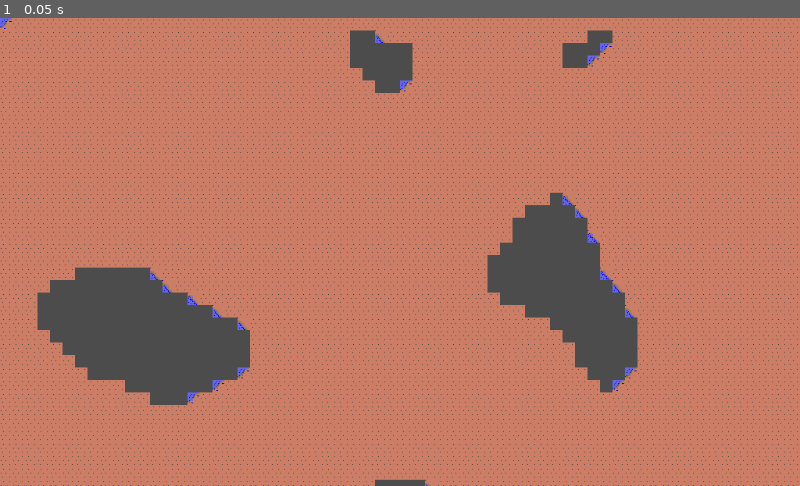
Above: before the commit, frame 1.
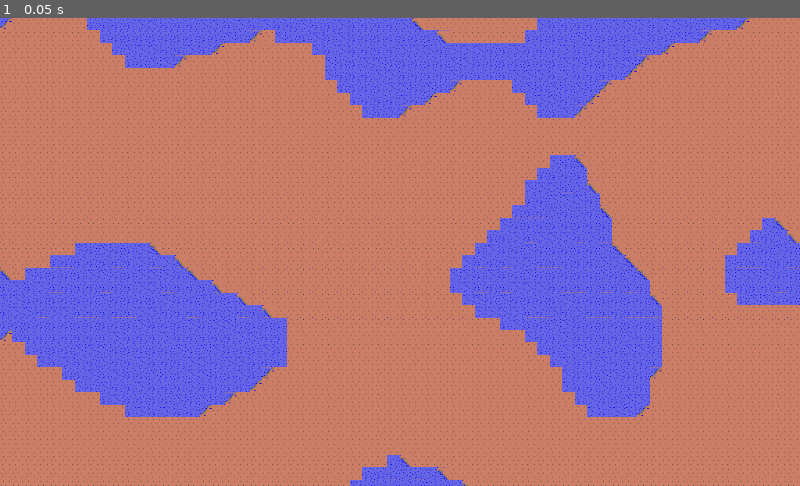
Above: after the commit, the same moment.

Repository: tonytins/citylimits
Game: Godot game, scene res://world.tscn
Two runs of this game, one before a commit and one after it. Both use one fixed random seed, a clock stepped at 60 frames per second and the inputs below.
Inputs:
- Up to frame 1 (0.05 s): no input

The runs differ from the first frame. In frame 1, 28% of the frame differs, in the area x 0-100%, y 0-100%.

Commit message:
Basic lakes
- Generate basic lakes within the empty spots generated by the terrian
- Ported over Micropolis' icons

Diff:
--- /dev/null
+++ b/src/graphics/grass.tres
@@ -0,0 +1,24 @@
+[gd_resource type="TileSet" load_steps=2 format=2]
+
+[ext_resource path="res://graphics/terrain_cl.png" type="Texture" id=1]
+
+[resource]
+0/name = "terrain_cl.png 0"
+0/texture = ExtResource( 1 )
+0/tex_offset = Vector2( 0, 0 )
+0/modulate = Color( 1, 1, 1, 1 )
+0/region = Rect2( 16, 0, 16, 336 )
+0/tile_mode = 1
+0/autotile/bitmask_mode = 1
+0/autotile/bitmask_flags = [ Vector2( 0, 0 ), 504, Vector2( 0, 1 ), 507, Vector2( 0, 2 ), 219, Vector2( 0, 3 ), 95, Vector2( 0, 4 ), 63, Vector2( 0, 5 ), 311, Vector2( 0, 6 ), 438, Vector2( 0, 7 ), 500, Vector2( 0, 8 ), 504, Vector2( 0, 9 ), 507, Vector2( 0, 10 ), 219, Vector2( 0, 11 ), 95, Vector2( 0, 12 ), 63, Vector2( 0, 13 ), 311, Vector2( 0, 14 ), 438, Vector2( 0, 15 ), 500, Vector2( 0, 16 ), 511, Vector2( 0, 17 ), 511, Vector2( 0, 18 ), 511, Vector2( 0, 19 ), 511, Vector2( 0, 20 ), 511 ]
+0/autotile/icon_coordinate = Vector2( 0, 0 )
+0/autotile/tile_size = Vector2( 16, 16 )
+0/autotile/spacing = 0
+0/autotile/occluder_map = [  ]
+0/autotile/navpoly_map = [  ]
+0/autotile/priority_map = [  ]
+0/autotile/z_index_map = [  ]
+0/occluder_offset = Vector2( 0, 0 )
+0/navigation_offset = Vector2( 0, 0 )
+0/shapes = [  ]
+0/z_index = 0
--- /dev/null
+++ b/src/graphics/water.tres
@@ -0,0 +1,24 @@
+[gd_resource type="TileSet" load_steps=2 format=2]
+
+[ext_resource path="res://graphics/terrain_cl.png" type="Texture" id=1]
+
+[resource]
+0/name = "terrain_cl.png 0"
+0/texture = ExtResource( 1 )
+0/tex_offset = Vector2( 0, 0 )
+0/modulate = Color( 1, 1, 1, 1 )
+0/region = Rect2( 0, 272, 16, 48 )
+0/tile_mode = 1
+0/autotile/bitmask_mode = 1
+0/autotile/bitmask_flags = [ Vector2( 0, 0 ), 511, Vector2( 0, 1 ), 511, Vector2( 0, 2 ), 511 ]
+0/autotile/icon_coordinate = Vector2( 0, 0 )
+0/autotile/tile_size = Vector2( 16, 16 )
+0/autotile/spacing = 0
+0/autotile/occluder_map = [  ]
+0/autotile/navpoly_map = [  ]
+0/autotile/priority_map = [  ]
+0/autotile/z_index_map = [  ]
+0/occluder_offset = Vector2( 0, 0 )
+0/navigation_offset = Vector2( 0, 0 )
+0/shapes = [  ]
+0/z_index = 0
--- a/src/project.godot
+++ b/src/project.godot
@@ -19,6 +19,11 @@
 run/main_scene="res://world.tscn"
 config/icon="res://icon.png"
 
+[display]
+
+window/stretch/mode="2d"
+window/stretch/aspect="keep"
+
 [rendering]
 
 environment/default_environment="res://default_env.tres"
--- a/src/world.gd
+++ b/src/world.gd
@@ -2,8 +2,7 @@
 
 var noise : OpenSimplexNoise
 var map_size = Vector2(80, 60)
-var grass_cap = 0.5
-var road_caps = Vector2(0.3, 0.05)
+var terrian_cap = 0.3
 
 func _ready():
 	randomize()
@@ -13,13 +12,21 @@
 	noise.period = 12
 
 	make_terrian_map()
-
+	make_water()
 
 func make_terrian_map():
 	for x in map_size.x:
 		for y in map_size.y:
 			var a = noise.get_noise_2d(x, y)
-			if a < grass_cap:
+			if a < terrian_cap:
 				$Terrian.set_cell(x, y, 0)
 
 	$Terrian.update_bitmask_region(Vector2(0.0, 0.0), Vector2(map_size.x, map_size.y))
+
+func make_water():
+	for x in map_size.x:
+		for y in map_size.y:
+			if $Terrian.get_cell(x, y):
+				$Water.set_cell(x, y, 0)
+
+	$Water.update_bitmask_region(Vector2(0.0, 0.0), Vector2(map_size.x, map_size.y))
--- a/src/world.tscn
+++ b/src/world.tscn
@@ -1,12 +1,18 @@
-[gd_scene load_steps=3 format=2]
+[gd_scene load_steps=4 format=2]
 
 [ext_resource path="res://world.gd" type="Script" id=1]
-[ext_resource path="res://graphics/terrian.tres" type="TileSet" id=2]
+[ext_resource path="res://graphics/water.tres" type="TileSet" id=2]
+[ext_resource path="res://graphics/terrian.tres" type="TileSet" id=3]
 
 [node name="Node2D" type="Node2D"]
 script = ExtResource( 1 )
 
-[node name="Terrian" type="TileMap" parent="."]
+[node name="Water" type="TileMap" parent="."]
 tile_set = ExtResource( 2 )
 cell_size = Vector2( 16, 16 )
 format = 1
+
+[node name="Terrian" type="TileMap" parent="."]
+tile_set = ExtResource( 3 )
+cell_size = Vector2( 16, 16 )
+format = 1
Binary file added: src/citylimits.ico
Binary file changed: src/graphics/terrain_cl.png
Binary file changed: src/icon.png
Not shown, changed: assets/terrain_cl.ase
